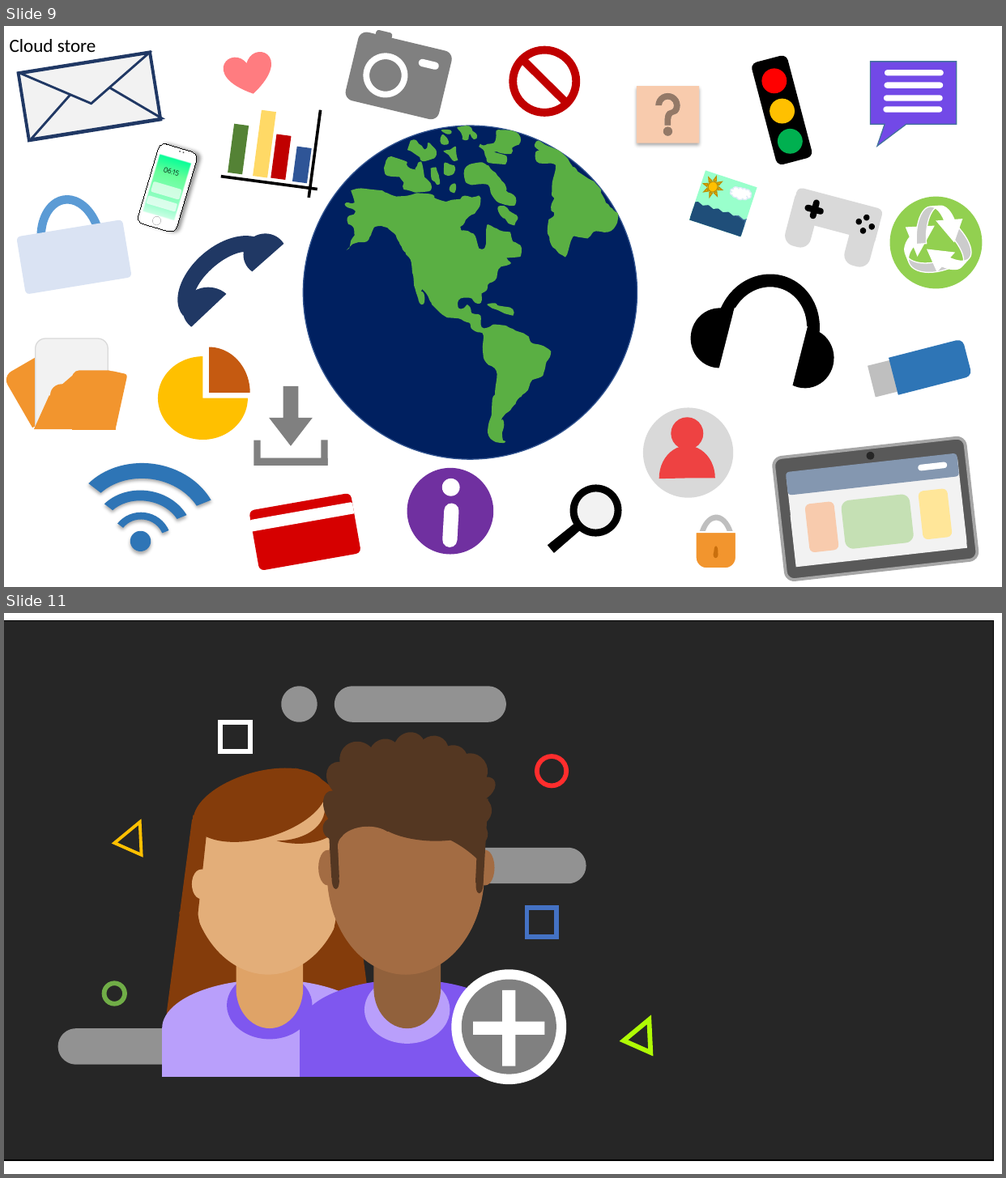
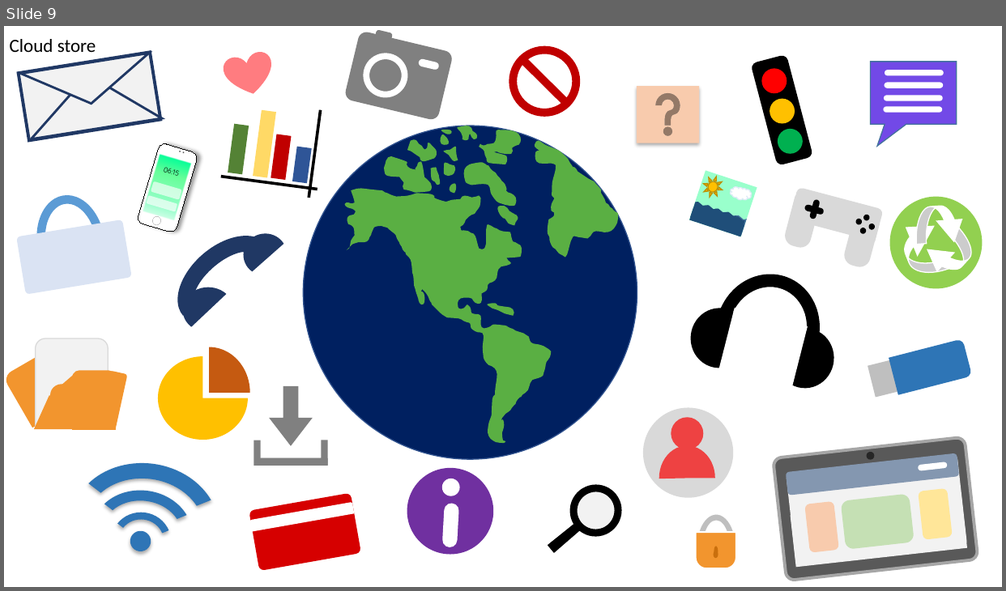
Before and after one commit to ArianeBarros/Projeto-Inova, a slide deck: Imagens/fundinho.pptx. Shown one above the other, each under a label of ours: slides 9 and 11 before the commit, slide 9 after it; the slides between them are not shown. The pictures are 1006x1178 and 1006x591 pixels, drawn with LibreOffice and Linux fonts; fonts in the diff are those of the drawing; grey boxes stand for pictures; background and template pictures are left out. Boxes give left, top, right and bottom in pixels: in the first picture for what was removed or moved away, otherwise in the second. Text is boxed around its words. In the diff, an @@ line names an element or a change of style, - is before the commit and + after.

```diff
--- a/Imagens/fundinho.pptx
+++ b/Imagens/fundinho.pptx
@@ slide 11 removed at [4, 613, 1002, 1174], background #FFFFFF @@
@@ rectangle removed at [4, 627, 302, 872] @@
@@ rectangle removed at [4, 620, 994, 1161] @@
@@ group removed at [58, 687, 663, 1085]: 25 ellipses, 11 flow chart delays, 6 rectangles, 3 rounded rectangles, 3 trapezoids, 2 moons, 2 triangles, 1 plus sign @@
```
Also in this commit, not shown: 1 slide added, 9 other files.
